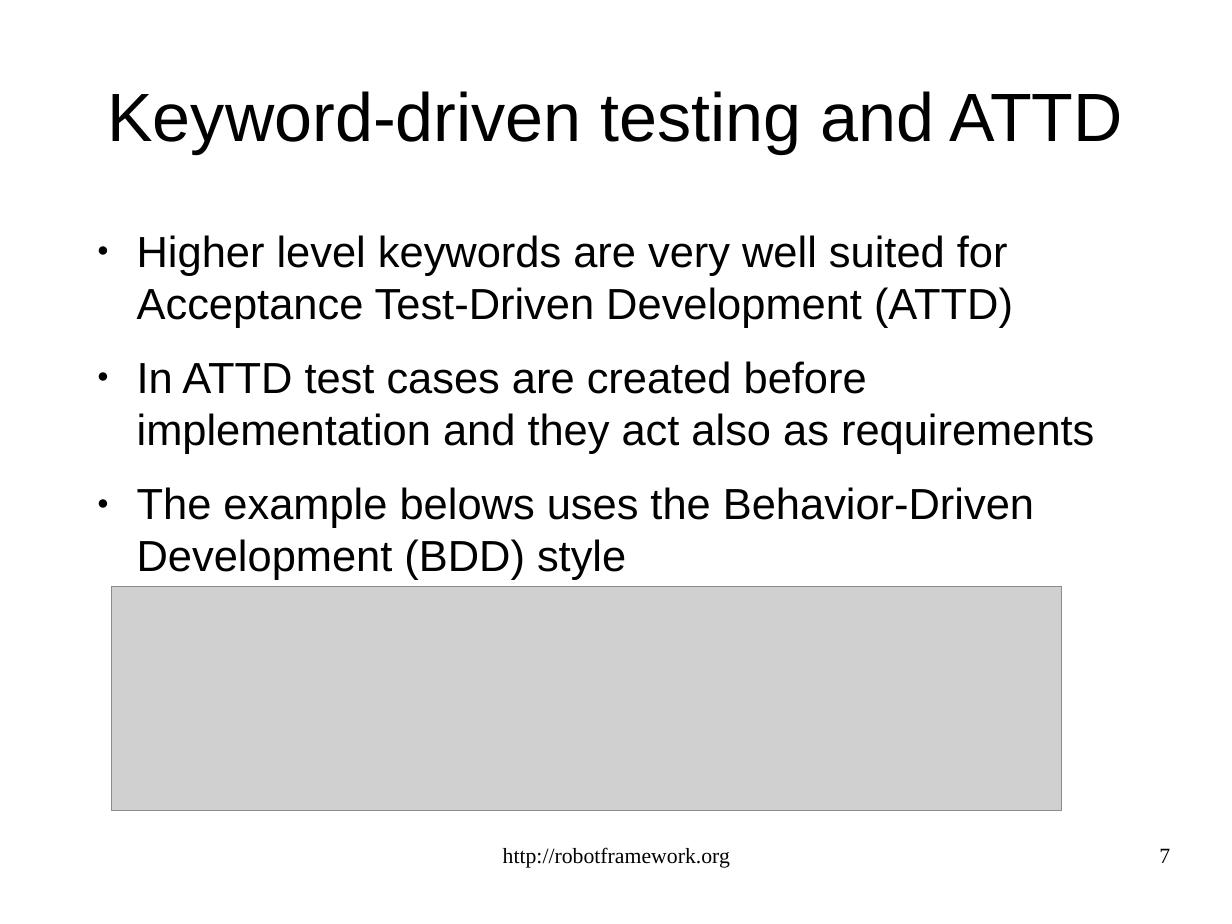
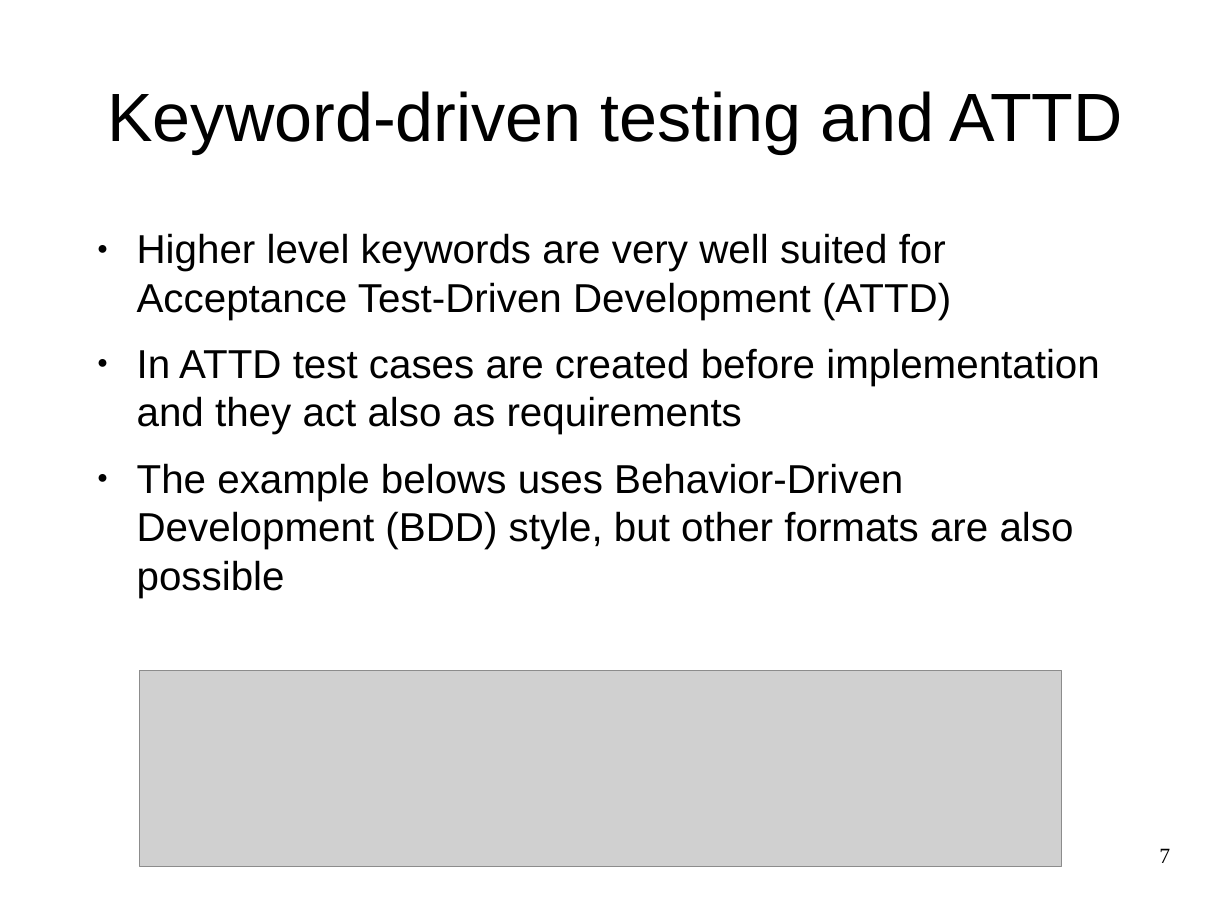
Before and after one commit to gdw2/robot-framework, a slide deck: slide 7 of proto/slides/demoslides.odp. Drawn at 1232x924 pixels with LibreOffice and Linux fonts; fonts in the diff are those of the drawing; grey boxes stand for pictures. Boxes give left, top, right and bottom in pixels: in the first picture for what was removed or moved away, otherwise in the second. Text is boxed around its words. In the diff, an @@ line names an element or a change of style, - is before the commit and + after.

```diff
--- a/proto/slides/demoslides.odp
+++ b/proto/slides/demoslides.odp
@@ text at (x1=137, y1=233, x2=1099, y2=434): size 28 to 26 pt in "Higher level keywords are very well suited ...", "In ATTD test cases are created before ..."; less space between paragraphs @@
@@ text at (x1=137, y1=463, x2=1074, y2=598): text changed; size 28 to 26 pt @@
-● The example belows uses the Behavior-Driven Development (BDD) style
+● The example belows uses Behavior-Driven Development (BDD) style, but other formats are also possible
@@ picture resized from (x1=112, y1=587, x2=1062, y2=811) to (x1=140, y1=671, x2=1062, y2=866) @@
@@ text removed at (x1=503, y1=847, x2=730, y2=868) @@
-http://robotframework.org
```
Also in this commit, not shown: 25 other slides changed, 1 slide added, 1 slide removed.
